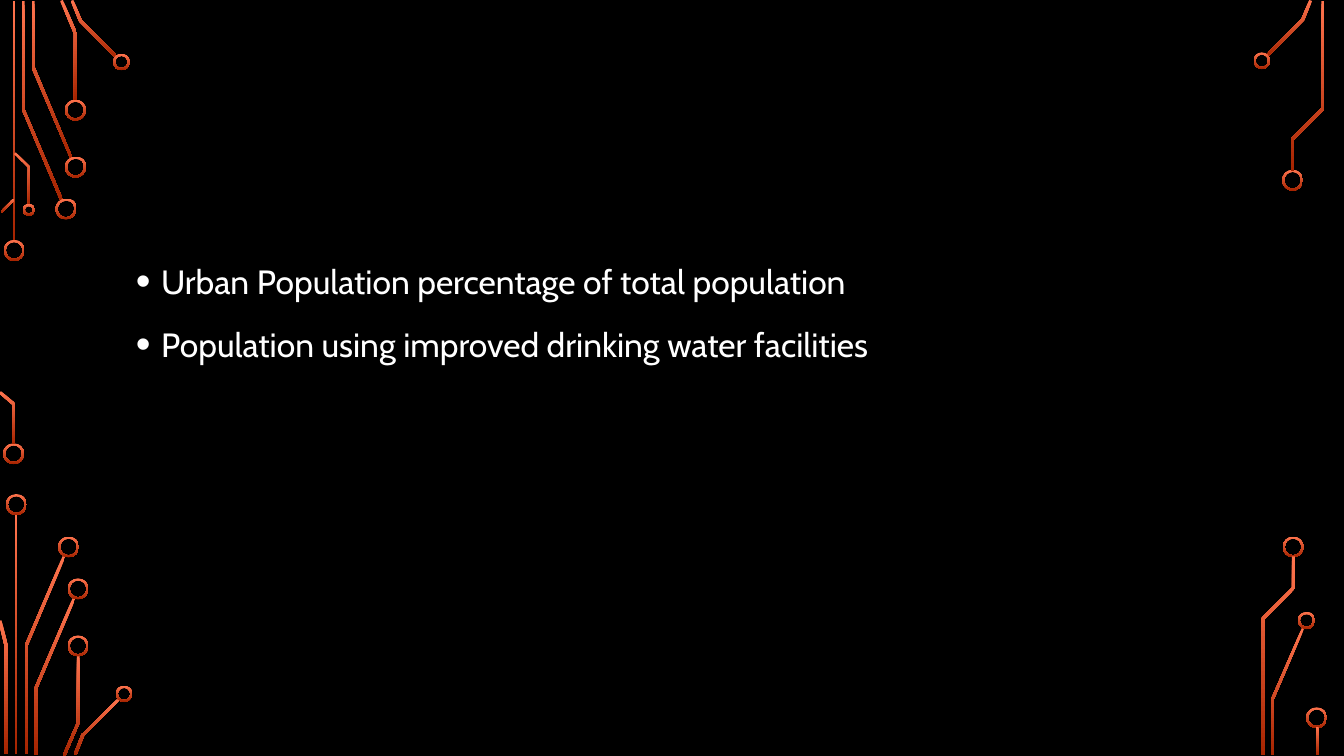
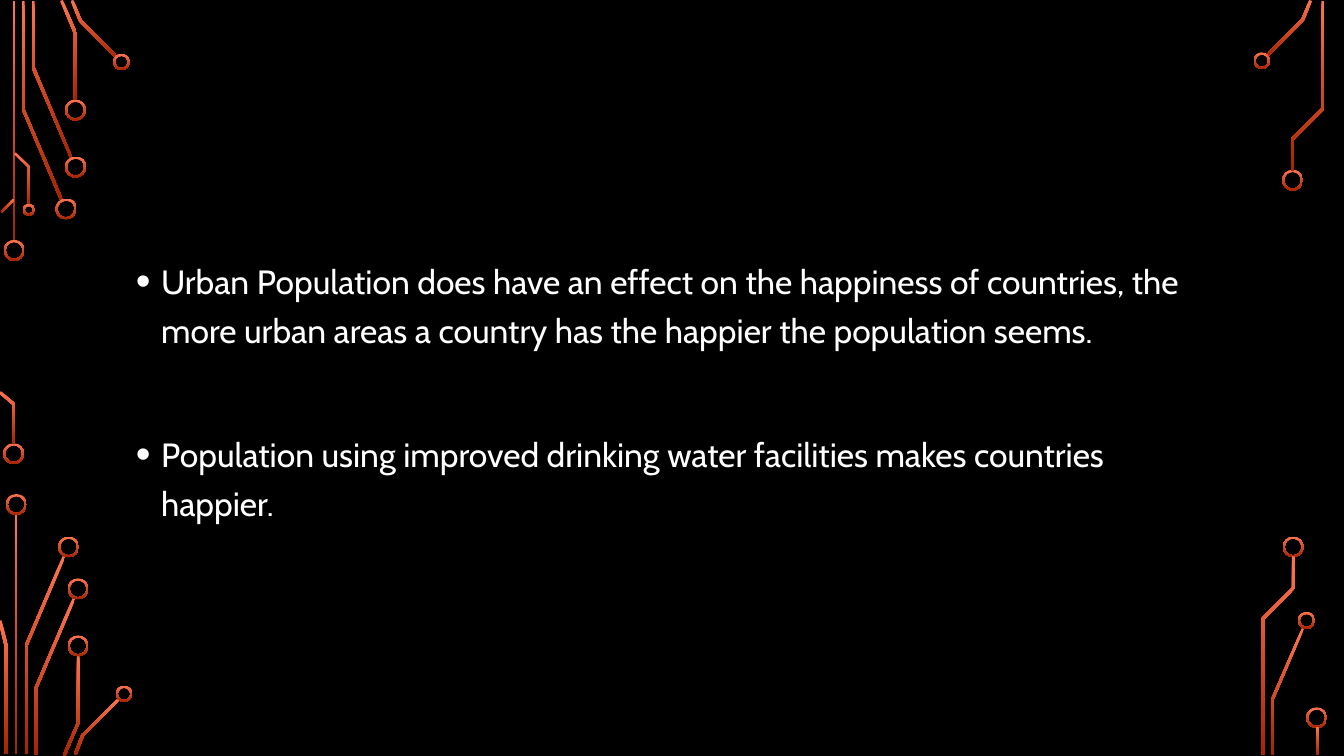
Before and after one commit to HBarker74582/Hap-Py, a slide deck: slide 5 of The Dimensions of Happiness.pptx (slide 6 before the commit). Drawn at 1344x756 pixels with LibreOffice and Linux fonts; fonts in the diff are those of the drawing; background and template pictures are left out. Boxes give left, top, right and bottom in pixels: in the first picture for what was removed or moved away, otherwise in the second. Text is boxed around its words. In the diff, an @@ line names an element or a change of style, - is before the commit and + after.

```diff
--- a/The Dimensions of Happiness.pptx
+++ b/The Dimensions of Happiness.pptx
@@ text at bbox=[161, 268, 1179, 524]: text changed @@
-• Urban Population percentage of total population
-• Population using improved drinking water facilities
+• Urban Population does have an effect on the happiness of countries, the more urban areas a country has the happier the population seems.
+• Population using improved drinking water facilities makes countries happier.
```
Also in this commit, not shown: 3 other slides changed, 1 slide added, 2 slides removed.
